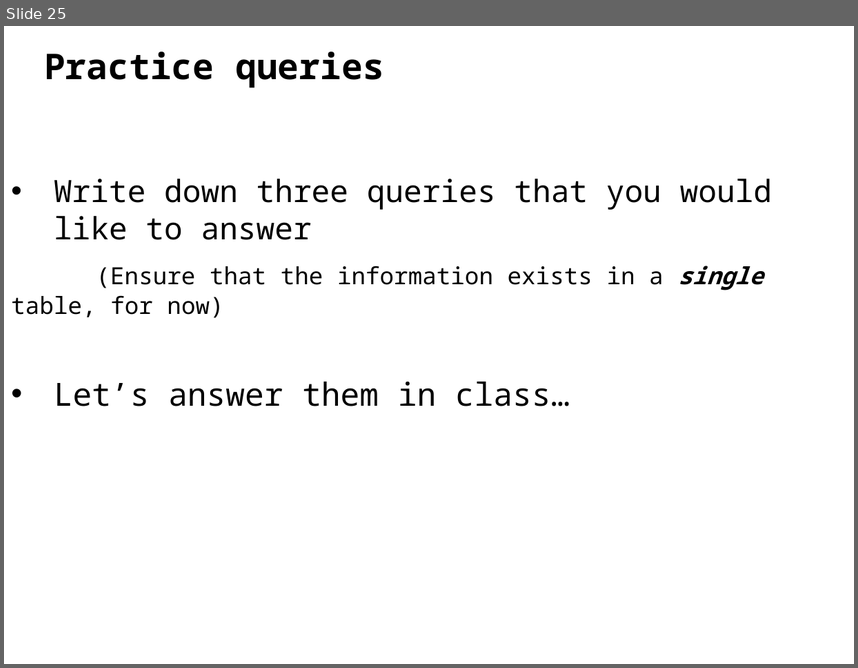
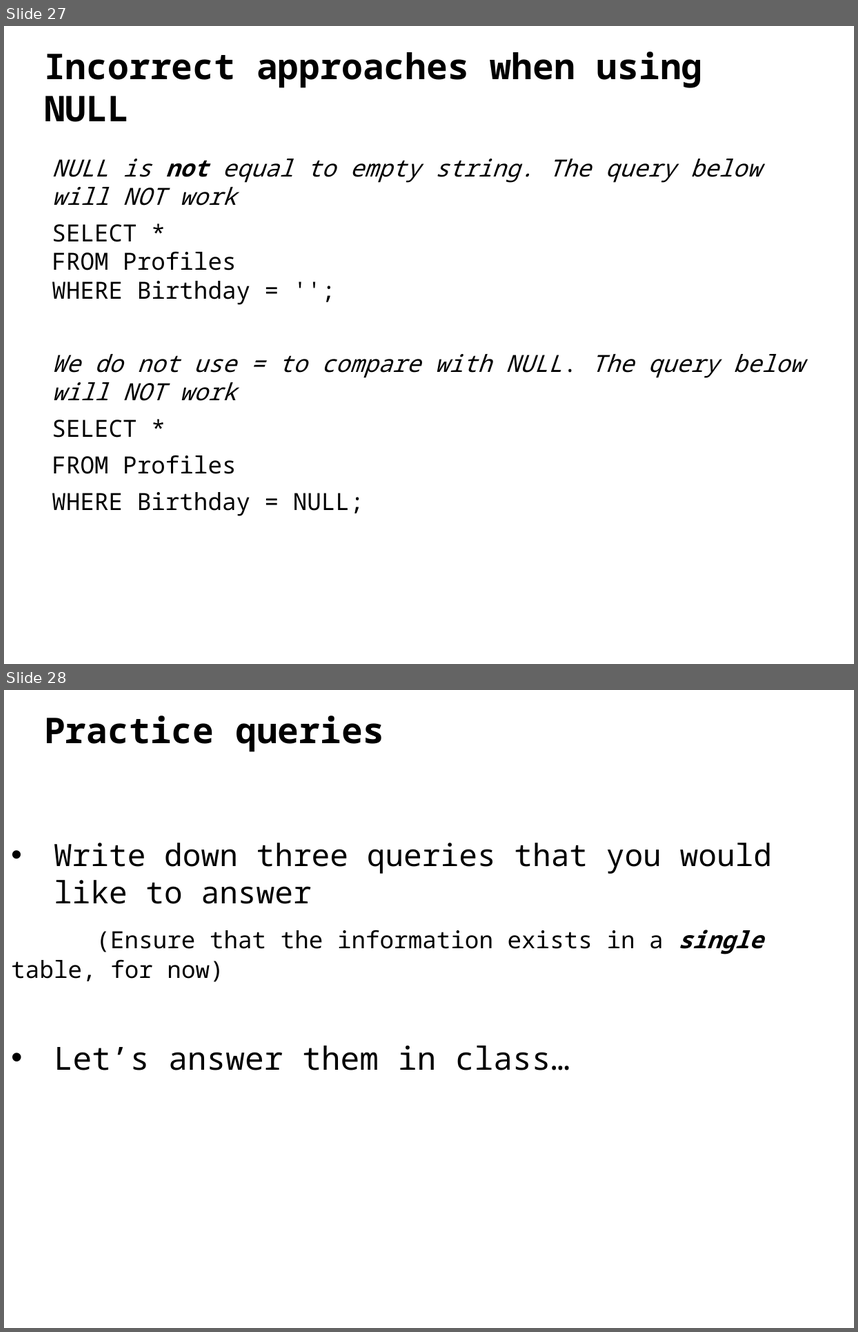
Before and after one commit to Serene1307/dealing_with_data, a slide deck: 3-SQL/C-SQL.pptx. Shown one above the other, each under a label of ours: slide 25 before the commit, slides 27 and 28 after it. The pictures are 858x668 and 858x1332 pixels, drawn with LibreOffice and Linux fonts; fonts in the diff are those of the drawing. Boxes give left, top, right and bottom in pixels: in the first picture for what was removed or moved away, otherwise in the second. Text is boxed around its words. In the diff, an @@ line names an element or a change of style, - is before the commit and + after.

```diff
--- a/3-SQL/C-SQL.pptx
+++ b/3-SQL/C-SQL.pptx
@@ slide 27 added at (x1=4, y1=26, x2=854, y2=664), background #FFFFFF @@
@@ text added at (x1=44, y1=52, x2=703, y2=122), 30 pt, text #000000, bold @@
+Incorrect approaches when using NULL
@@ text added at (x1=52, y1=158, x2=804, y2=474), 20 pt, text #000000, italic @@
+NULL is not equal to empty string. The query below will NOT work
+SELECT *
+FROM Profiles
+WHERE Birthday = '';
+We do not use = to compare with NULL. The query below will NOT work
+SELECT *
+FROM Profiles
+WHERE Birthday = NULL;
@@ what was slide 25 is now slide 28 @@
```
Also in this commit, not shown: 3 slides changed, 2 other slides added, 1 other file.
